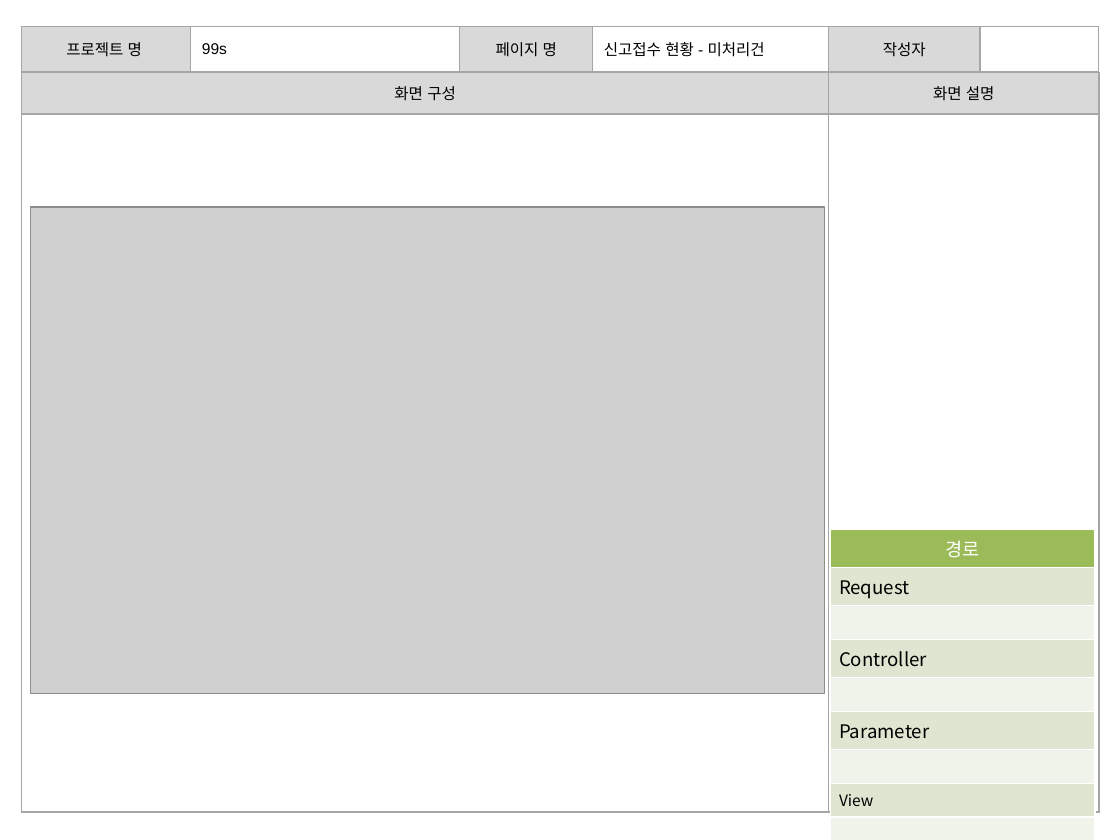
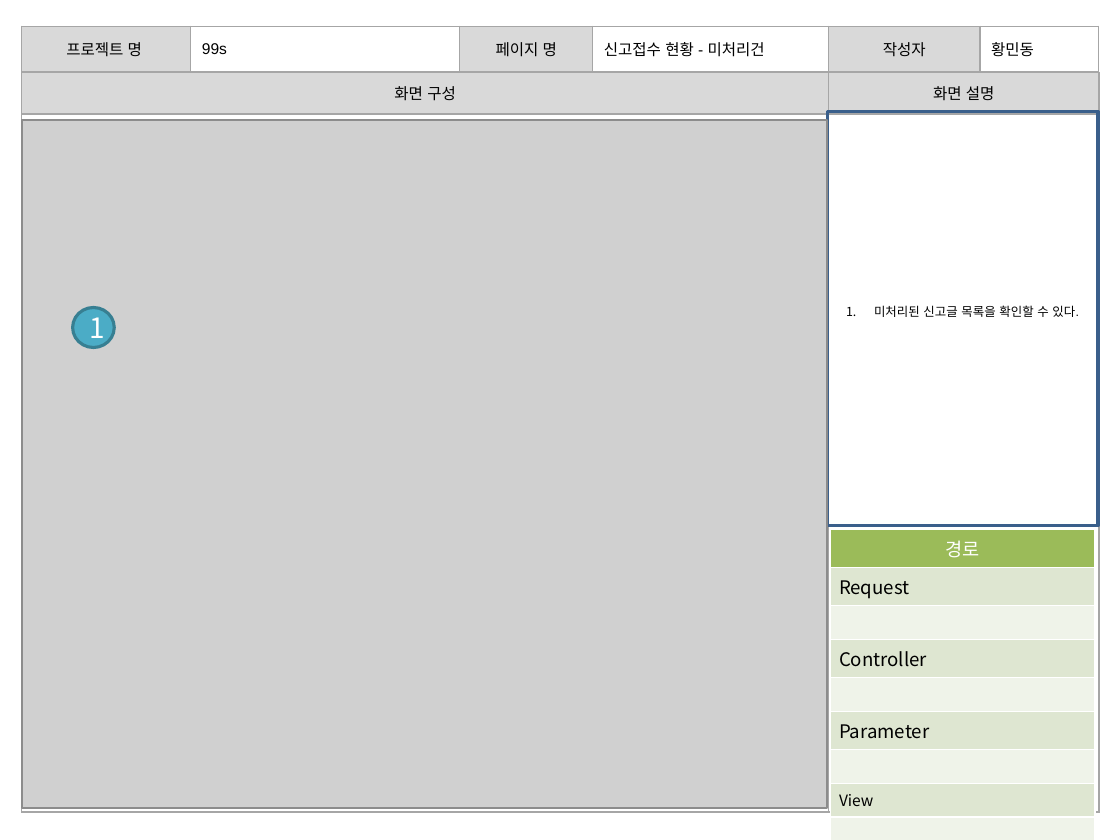
Before and after one commit to banana1531/ggs, a slide deck: slide 5 of doc/0.공용폴더/07 스토리보드/스토리보드 - 관리자 페이지.pptx (slide 4 before the commit). Drawn at 1120x840 pixels with LibreOffice and Linux fonts; fonts in the diff are those of the drawing; grey boxes stand for pictures. Boxes give left, top, right and bottom in pixels: in the first picture for what was removed or moved away, otherwise in the second. Text is boxed around its words. In the diff, an @@ line names an element or a change of style, - is before the commit and + after.

```diff
--- a/doc/0.공용폴더/07 스토리보드/스토리보드 - 관리자 페이지.pptx
+++ b/doc/0.공용폴더/07 스토리보드/스토리보드 - 관리자 페이지.pptx
@@ table at (21,26,1099,72) @@
-row 1, column 6: 
+row 1, column 6: 황민동
@@ rectangle added at (827,111,1098,525), outline #3A5F8C 2 pt, 8 pt, text #000000 @@
+1. 미처리된 신고글 목록을 확인할 수 있다.
@@ picture: place and size @@
-picture at (31,207,825,694)
+picture at (22,120,828,808)
@@ ellipse added at (73,308,114,348), fill #4BACC6, outline #377F92 2 pt, 18 pt, text #FFFFFF @@
+1
```
Also in this commit, not shown: 11 other slides changed, 2 slides added.
